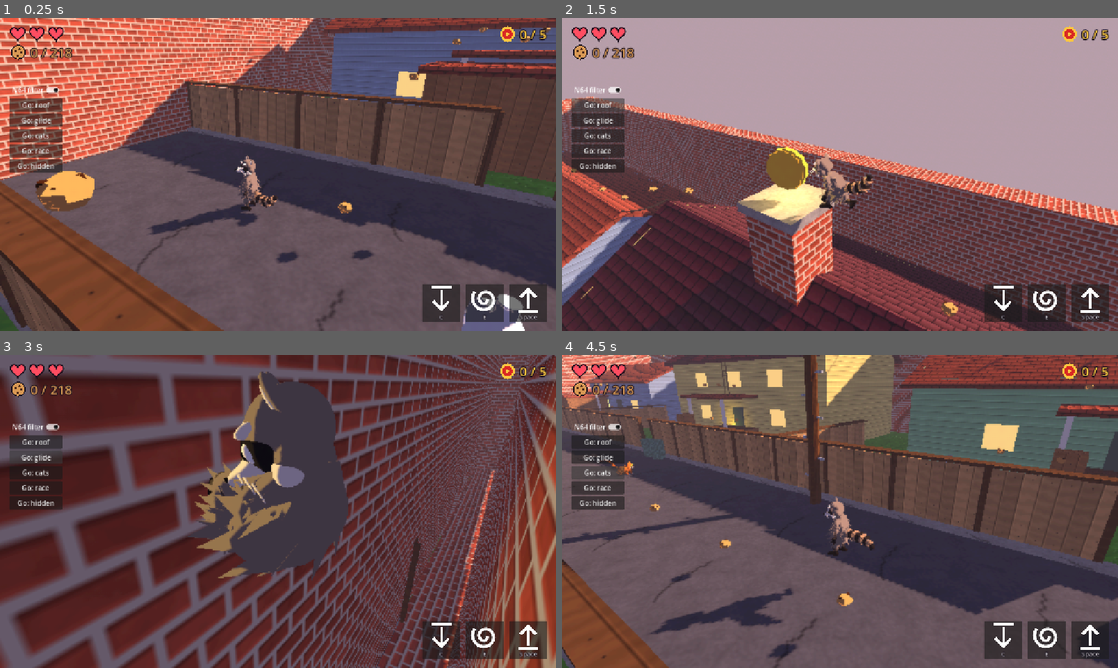
Above: before the commit, frames 1-4 (two rows, left to right).
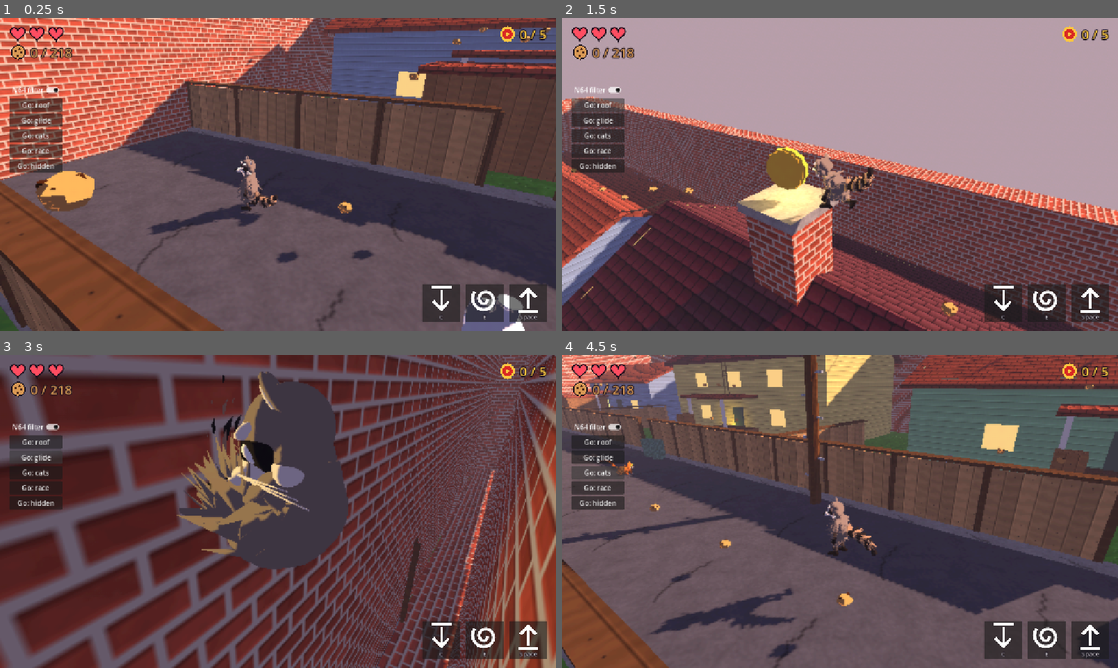
Above: after the commit, the same moments.

Repository: Sclondon/Ringtail
Game: Godot game, scene res://main.tscn
Same seed, same stepped clock (60 frames per second), same inputs: the game is played once before the commit and once after it.
Inputs:
- Up to frame 1 (0.25 s): no input
- Up to frame 2 (1.5 s): click "Go: roof" at 0.5 s; click "Go: roof" at 1.25 s
- Up to frame 3 (3 s): click "Go: glide" at 2 s; click "Go: glide" at 2.75 s
- Up to frame 4 (4.5 s): click "Go: cats" at 3.5 s; click "Go: cats" at 4.25 s

The runs differ from the first frame. In frame 1, 0.1% of the frame differs, in the area x 28-50%, y 47-66%; in frame 2, 0.4%; in frame 3, 3.1%, in the area x 31-61%, y 6-72%; in frame 4, 0.4%.

Commit message:
Fur and whiskers really spring: read the spike tags as glTF delivers them (V flipped); livelier springs
The user: "I dont see his fur move at all".

Co-Authored-By: Claude Opus 5.5 <noreply@anthropic.com>
Claude-Session: https://claude.ai/code/session_015QTKPaFFhWEZskCemuvnwW

Diff:
--- a/scripts/raccoon_rig.gd
+++ b/scripts/raccoon_rig.gd
@@ -39,16 +39,17 @@
 ## How much longer his tail is drawn out as he twirls it.
 const ROTOR_STRETCH := 1.9
 ## The fur's springs (see _spring_fur), and which region his head is.
-const FUR_STIFFNESS := 260.0
-const FUR_DAMPING := 11.0
+const FUR_STIFFNESS := 200.0
+const FUR_DAMPING := 8.0
 const FUR_HEAD := 16
-## The fur shader's vertex stage, added to Toon's: a point tagged as a spike (UV2 = region, -flex) is moved by its
-## region's lag, flex squared. (Every other point's UV2 is never negative.)
+## The fur shader's vertex stage, added to Toon's: a point tagged as a spike is moved by its region's lag, flex
+## squared. Tagged in Blender as UV2 (region, -flex - 0.001), it arrives flipped as glTF has it, (region, 1.001 + flex);
+## every other point's arrives at most 1.
 const FUR_VERTEX := """
 uniform vec3 lags[17];
 void vertex() {
-	if (UV2.y < 0.0) {
-		float flex = -UV2.y - 0.001;
+	if (UV2.y > 1.0005) {
+		float flex = UV2.y - 1.001;
 		int region = clamp(int(UV2.x + 0.5), 0, 16);
 		VERTEX += lags[region] * flex * flex;
 	}
@@ -200,11 +201,11 @@
 		_fur_seen[r] = here
 		_fur_speed_was[r] = speed
 		# (a spring on each: thrown back against how it is hurried, and the whiskers flicking as he sniffs)
-		var push := -accel.limit_length(60.0) * 0.9 + Vector3.DOWN * 1.2
+		var push := -accel.limit_length(60.0) * 1.3 + Vector3.DOWN * 1.2
 		if r == FUR_HEAD:
 			push += Vector3(sin(_time * 41.0), sin(_time * 37.0), 0.0) * 18.0 * _sniff
 		_fur_lag_speed[r] += (push - _fur_lag[r] * FUR_STIFFNESS - _fur_lag_speed[r] * FUR_DAMPING) * delta
-		_fur_lag[r] = (_fur_lag[r] + _fur_lag_speed[r] * delta).limit_length(0.09)
+		_fur_lag[r] = (_fur_lag[r] + _fur_lag_speed[r] * delta).limit_length(0.12)
 		_fur_uniform[r] = mesh_basis * _fur_lag[r]
 	for material in _fur_materials:
 		material.set_shader_parameter(&"lags", _fur_uniform)
